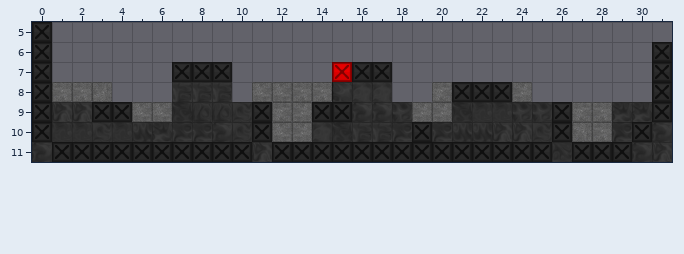
A Tiled map (JSON) gets an edit: assets/tilemaps/finalArena.json. The picture above is the old version.
Cells are 64x64 px. Shown: x 0..31, y 5..11.
After the commit:
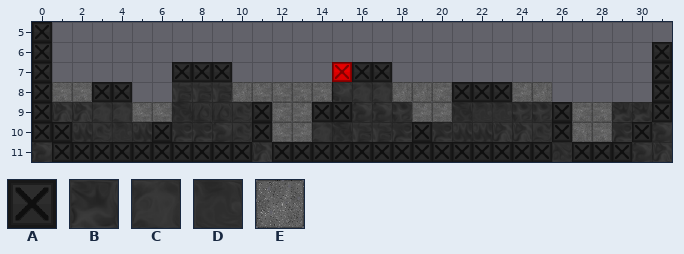
Key: from "black_indestructable": A 0; from "black_tiles": B 2, C 5, D 6; from "sand_tiles": E 5.
_ is an empty cell.
Tiles replaced or removed in this view: A, B, D, E.
Change:
Changed rows in their new state; . is an unchanged cell.
Layer "tile":
first column x 1:
 8 ..AA.....E.......EE.....E
 9 ..CC.....................
10 A....A...................
Changed places in both pictures, as pixel boxes (x1, y1, x2, y2):
changed: (92, 82, 132, 122)
added: (232, 82, 252, 102)
added: (392, 82, 432, 102)
added: (532, 82, 552, 102)
changed: (52, 122, 72, 142)
changed: (152, 122, 172, 142)
